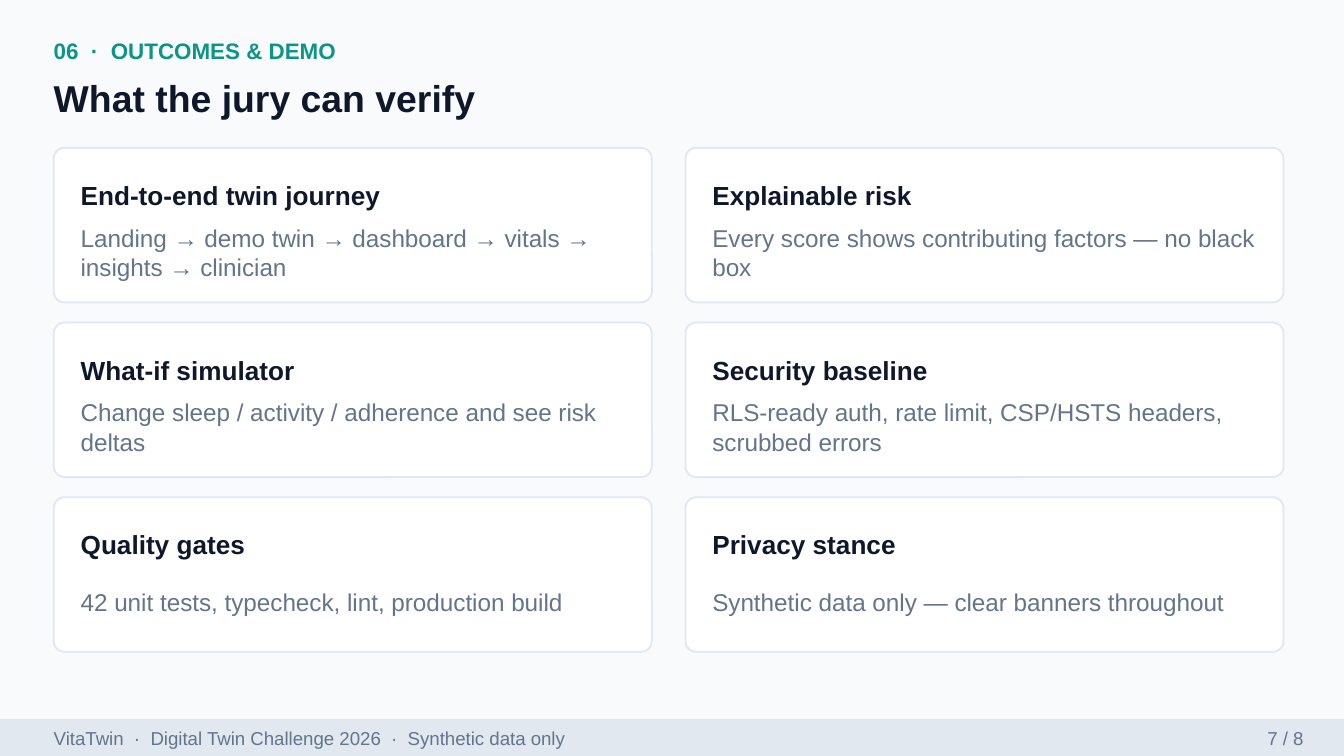
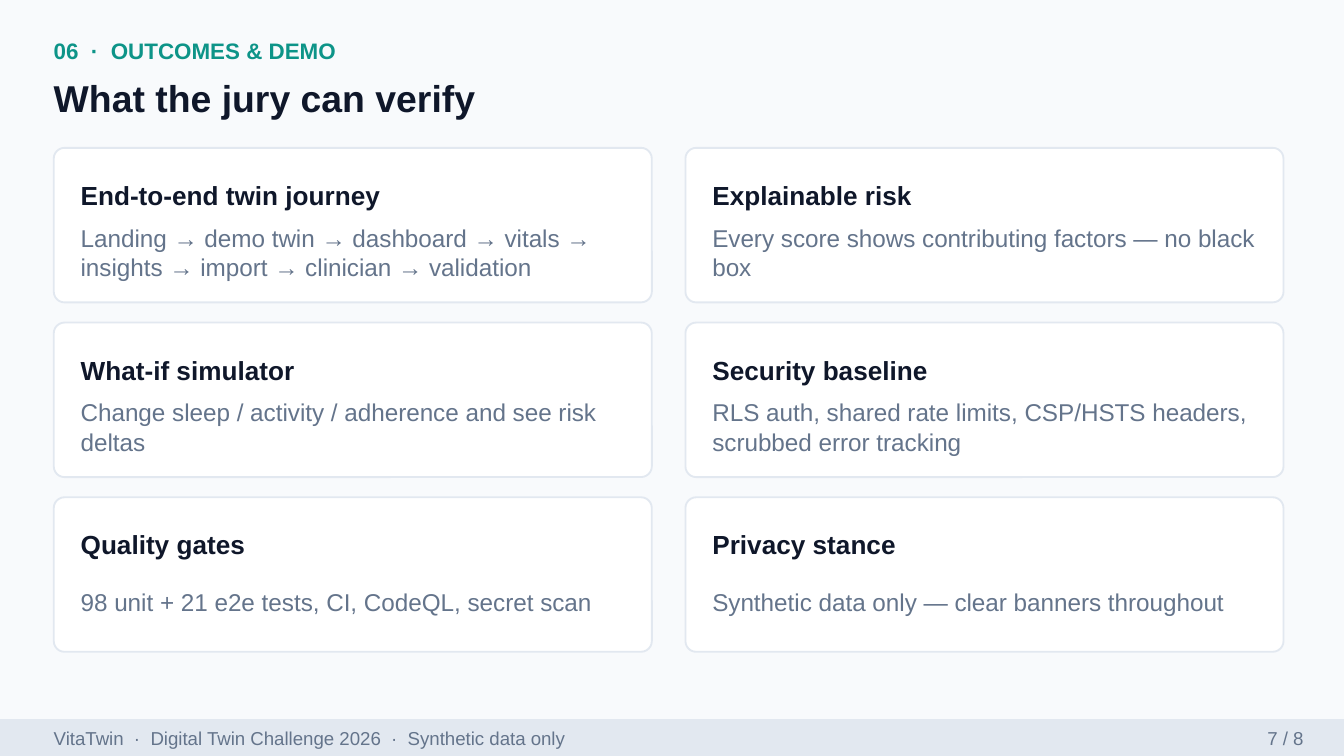
Before and after one commit to Pavan3030-pr/VitaTwin, a slide deck: slide 7 of docs/VitaTwin_Presentation.pptx. Drawn at 1344x756 pixels with LibreOffice and Linux fonts; fonts in the diff are those of the drawing. Boxes give left, top, right and bottom in pixels: in the first picture for what was removed or moved away, otherwise in the second. Text is boxed around its words. In the diff, an @@ line names an element or a change of style, - is before the commit and + after.

```diff
--- a/docs/VitaTwin_Presentation.pptx
+++ b/docs/VitaTwin_Presentation.pptx
@@ text at [81, 229, 560, 281]: text changed @@
-Landing → demo twin → dashboard → vitals → insights → clinician
+Landing → demo twin → dashboard → vitals → insights → import → clinician → validation
@@ text at [712, 403, 1246, 456]: text changed @@
-RLS-ready auth, rate limit, CSP/HSTS headers, scrubbed errors
+RLS auth, shared rate limits, CSP/HSTS headers, scrubbed error tracking
@@ text at [81, 593, 591, 616]: text changed @@
-42 unit tests, typecheck, lint, production build
+98 unit + 21 e2e tests, CI, CodeQL, secret scan
```
Also in this commit, not shown: 5 other slides changed.
